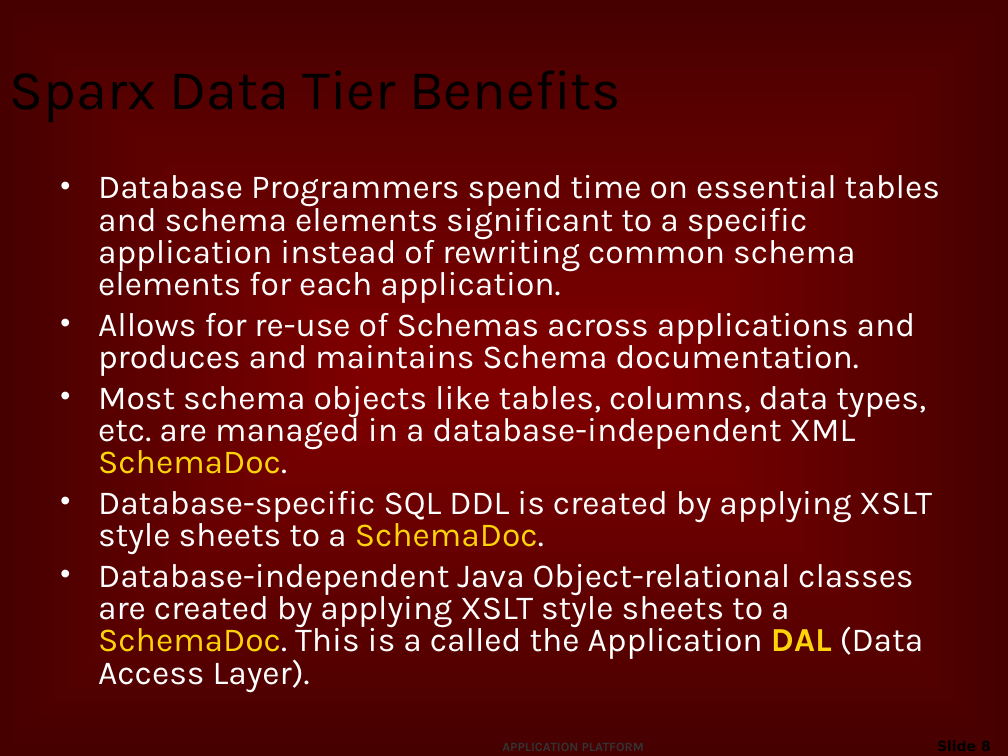
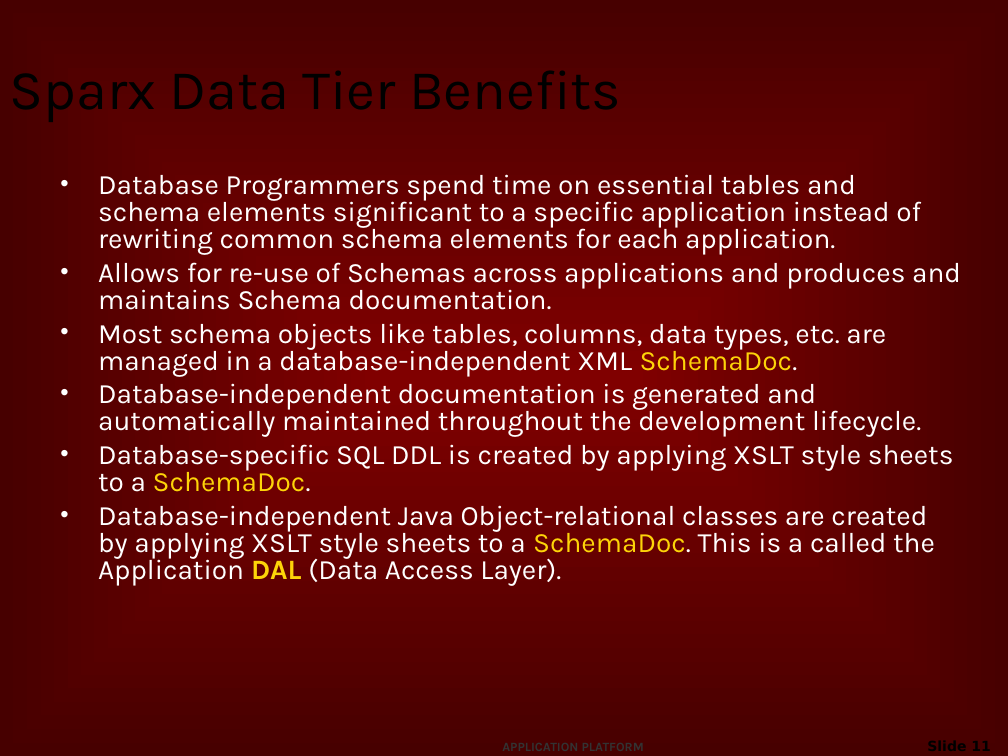
Before and after one commit to netspective/sparx-2001, a slide deck: slide 11 of Sparx/web-shared/docs/project/Introduction_to_Sparx.ppt (slide 8 before the commit). Drawn at 1008x756 pixels with LibreOffice and Linux fonts; fonts in the diff are those of the drawing; background and template pictures are left out. Boxes give left, top, right and bottom in pixels: in the first picture for what was removed or moved away, otherwise in the second. Text is boxed around its words. In the diff, an @@ line names an element or a change of style, - is before the commit and + after.

```diff
--- a/Sparx/web-shared/docs/project/Introduction_to_Sparx.ppt
+++ b/Sparx/web-shared/docs/project/Introduction_to_Sparx.ppt
@@ text at [98,174,961,586]: size 24 to 20 pt in "Database Programmers spend time on essential tables ...", "Allows for re-use of Schemas across applications ...", "Most schema objects like tables, columns, data ...", "Database-specific SQL DDL is created by applying ..." and 1 more places; less space between paragraphs @@
@@ text at [98,383,921,437]: paragraph added @@
+• Database-independent documentation is generated and automatically maintained throughout the development lifecycle.
@@ page number at [841,733,1000,756]: text changed @@
-Slide 8
+Slide 11
```
Also in this commit, not shown: 13 other slides changed, 26 slides added.
